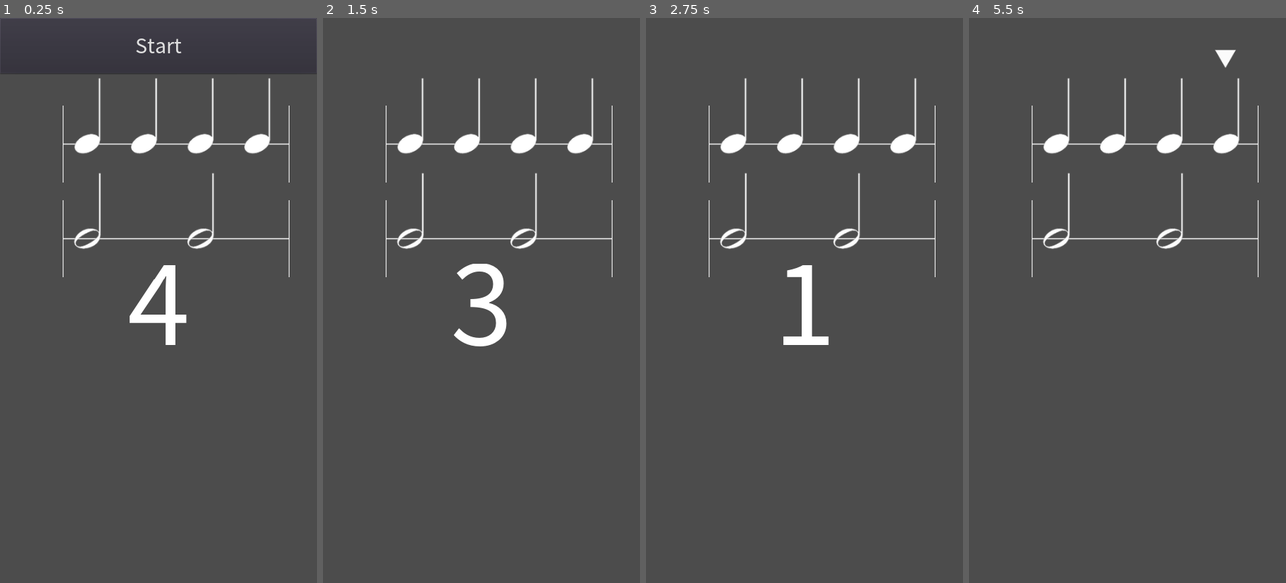
Above: before the commit, frames 1-4 (left to right).
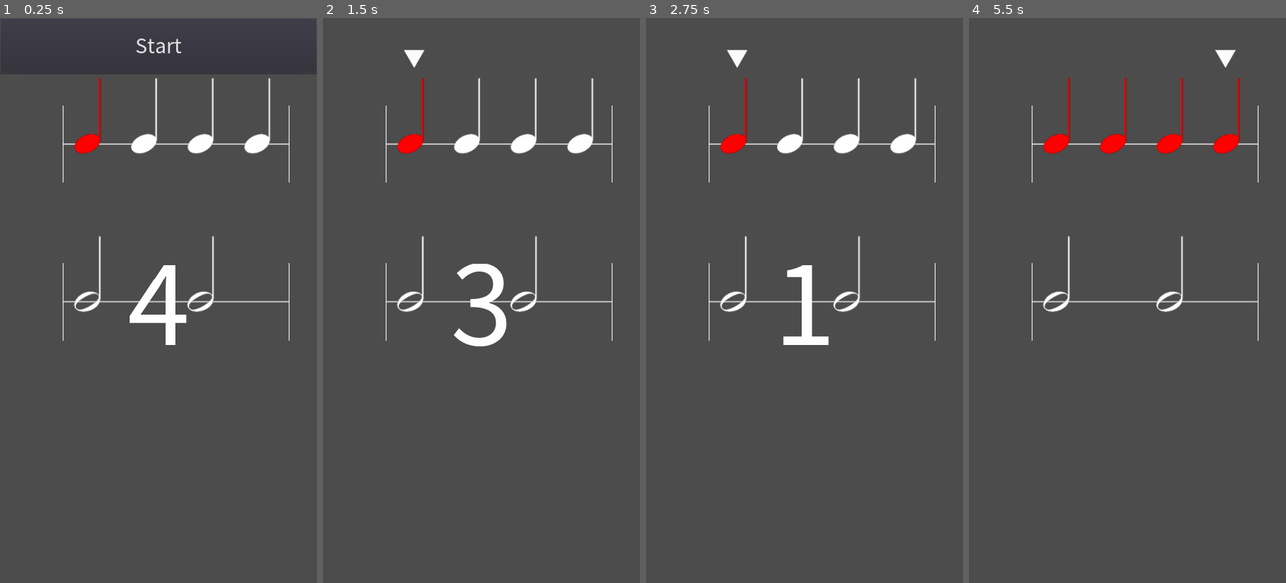
Above: after the commit, the same moments.

Repository: HaMM4R/RhythmTrainGodot
Game: Godot game, scene res://scenes/PlayScene/PlayScene.tscn
Same seed, same stepped clock (60 frames per second), same inputs: the game is played once before the commit and once after it.
Inputs:
- Up to frame 1 (0.25 s): no input
- Up to frame 2 (1.5 s): click "Start" at 0.5 s; tap Enter at 1.25 s
- Up to frame 3 (2.75 s): no input
- Up to frame 4 (5.5 s): tap Space at 5 s

The runs differ from the first frame. In frame 1, 1.7% of the frame differs, in the area x 19-92%, y 10-58%; in frame 2, 1.8%; in frame 3, 1.8%; in frame 4, 2.6%.

Commit message:
Added note detection
Adds an Area2D to both Note and Pointer, and when the pointer
enters an area i.e. the note, it will highlight the note
red.

Diff:
--- a/scenes/PlayScene/Note.gd
+++ b/scenes/PlayScene/Note.gd
@@ -15,10 +15,9 @@
 
 	$AnimatedSprite.animation = note_type
 
-	var collisionShape = RectangleShape2D.new()
-
-	collisionShape.extents = Vector2(45,45)
-	$CollisionArea/CollisionShape.shape = collisionShape
+	#var collisionShape = RectangleShape2D.new()
+	#collisionShape.extents = Vector2(10,10)
+	#$CollisionArea/CollisionShape.shape = collisionShape
 
 	match $AnimatedSprite.animation:
 		"quarter":
--- a/scenes/PlayScene/Note.tscn
+++ b/scenes/PlayScene/Note.tscn
@@ -8,26 +8,28 @@
 
 [sub_resource type="SpriteFrames" id=1]
 animations = [ {
+"frames": [ ExtResource( 5 ) ],
+"loop": true,
+"name": "half",
+"speed": 5.0
+}, {
 "frames": [ ExtResource( 3 ) ],
 "loop": true,
 "name": "whole",
+"speed": 5.0
+}, {
+"frames": [ ExtResource( 2 ) ],
+"loop": true,
+"name": "quarter",
 "speed": 5.0
 }, {
 "frames": [ ExtResource( 4 ) ],
 "loop": true,
 "name": "eighth",
 "speed": 5.0
-}, {
-"frames": [ ExtResource( 5 ) ],
-"loop": true,
-"name": "half",
-"speed": 5.0
-}, {
-"frames": [ ExtResource( 2 ) ],
-"loop": true,
-"name": "quarter",
-"speed": 5.0
 } ]
+
+[sub_resource type="RectangleShape2D" id=2]
 
 [node name="Note" type="Node2D"]
 script = ExtResource( 1 )
@@ -39,3 +41,4 @@
 [node name="CollisionArea" type="Area2D" parent="."]
 
 [node name="CollisionShape" type="CollisionShape2D" parent="CollisionArea"]
+shape = SubResource( 2 )
--- a/scenes/PlayScene/PlayScene.gd
+++ b/scenes/PlayScene/PlayScene.gd
@@ -3,14 +3,16 @@
 # Packed scenes for adding to the main scene
 export (PackedScene) var Note
 export (PackedScene) var Bar
-export (PackedScene) var Pointer
+
+# No longer needed as pointer is declared in scene
+#export (PackedScene) var Pointer
 
 # These could all be refactored!
 
 var playing = false
 
 # Variables for storing the active nodes
-var pointer_node
+#var $Pointer
 
 # These are't really used (yet?)
 var note_nodes = []
@@ -90,7 +92,7 @@
 			# MAYBE PUT THIS IN A FUNCTION?
 			if totalTime > 1:
 				# Increment bar position on y + reset x position
-				posy+= 150
+				posy+= 250
 				posx = 100
 
 				# Create bar instance
@@ -125,9 +127,10 @@
 	print(lengthOfBar)
 	distToTravel = (360/lengthOfBar)/60
 
-	pointer_node = Pointer.instance()
-	add_child(pointer_node)
-	pointer_node.position = Vector2(140, 80)
+	#Pointer = Pointer.instance()
+
+	add_child($Pointer)
+	$Pointer.position = Vector2(140, 80)
 	playing = true
 	$MusicPlayer.play()
 
@@ -138,13 +141,13 @@
 func _physics_process(_delta):
 	if playing:
 		# Increase pointer pos
-		pointer_node.translate(Vector2(distToTravel,0))
-		var curPos = pointer_node.position
+		$Pointer.translate(Vector2(distToTravel,0))
+		var curPos = $Pointer.position
 
 		# If reached the end of a bar, move to next bar
 		# TODO: MAKE THIS RELATIVE TO BAR POSITION + LENGTH
 		if curPos.x > (100 + 360):
-			pointer_node.position = Vector2(100, 230)
+			$Pointer.position = Vector2(100, 330)
 
 # Signal signal to start song
 # TODO switch this to when scene is entered
--- a/scenes/PlayScene/PlayScene.tscn
+++ b/scenes/PlayScene/PlayScene.tscn
@@ -12,7 +12,9 @@
 script = ExtResource( 1 )
 Note = ExtResource( 5 )
 Bar = ExtResource( 4 )
-Pointer = ExtResource( 3 )
+
+[node name="Pointer" parent="." instance=ExtResource( 3 )]
+position = Vector2( 145, 80 )
 
 [node name="GUI" parent="." instance=ExtResource( 6 )]
 
--- /dev/null
+++ b/scenes/PlayScene/Pointer.gd
@@ -0,0 +1,27 @@
+extends Node2D
+
+signal Pointer_area_entered
+
+
+# Declare member variables here. Examples:
+# var a = 2
+# var b = "text"
+
+
+# Called when the node enters the scene tree for the first time.
+func _ready():
+	pass # Replace with function body.
+
+
+# Called every frame. 'delta' is the elapsed time since the previous frame.
+#func _process(delta):
+#	pass
+
+
+func _on_Area2D_area_entered(area):
+	print("Entered note")
+	var noteFound = area.get_parent()
+	noteFound.get_node("AnimatedSprite").modulate = Color(1,0,0)
+
+func _on_Area2D_area_exited(area):
+	print("Exited note")
--- a/scenes/PlayScene/Pointer.tscn
+++ b/scenes/PlayScene/Pointer.tscn
@@ -1,6 +1,7 @@
-[gd_scene load_steps=3 format=2]
+[gd_scene load_steps=5 format=2]
 
 [ext_resource path="res://assets/images/Pointer.png" type="Texture" id=1]
+[ext_resource path="res://scenes/PlayScene/Pointer.gd" type="Script" id=2]
 
 [sub_resource type="SpriteFrames" id=1]
 animations = [ {
@@ -10,8 +11,21 @@
 "speed": 5.0
 } ]
 
+[sub_resource type="RectangleShape2D" id=2]
+extents = Vector2( 100, 1 )
+
 [node name="Pointer" type="Node2D"]
+script = ExtResource( 2 )
 
 [node name="AnimatedSprite" type="AnimatedSprite" parent="."]
 position = Vector2( 0, -15 )
 frames = SubResource( 1 )
+
+[node name="Area2D" type="Area2D" parent="."]
+
+[node name="CollisionShape2D" type="CollisionShape2D" parent="Area2D"]
+position = Vector2( 0, 99 )
+rotation = 1.5708
+shape = SubResource( 2 )
+[connection signal="area_entered" from="Area2D" to="." method="_on_Area2D_area_entered"]
+[connection signal="area_exited" from="Area2D" to="." method="_on_Area2D_area_exited"]
Not shown: 1 places in scenes/PlayScene/Note.tscn that only renumber resources
